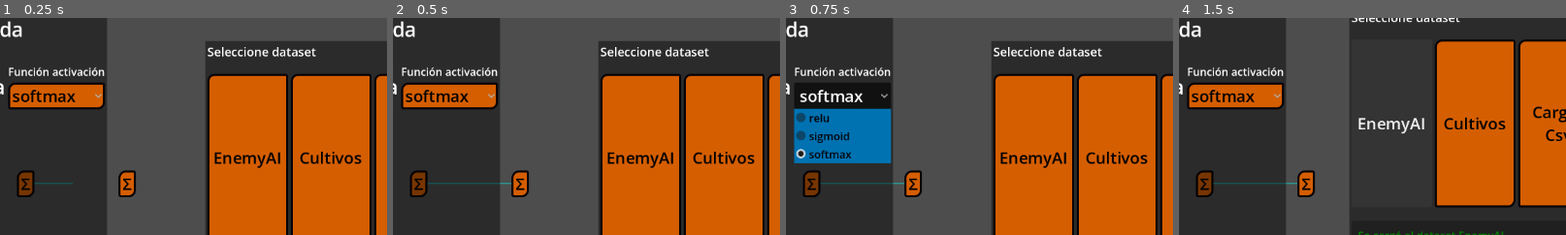
Above: before the commit, frames 1-4 (left to right).
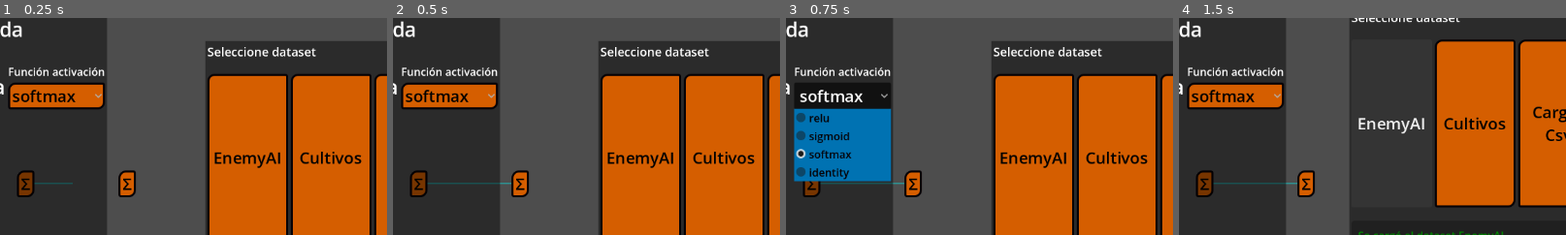
Above: after the commit, the same moments.

Repository: HectorAldao/visualizing_machine_learning
Game: Godot game, scene res://scenes/views/nn_view/nn_view.tscn
The game is run twice, just before and just after one commit, with the same random seed, the same clock (stepped at 60 frames per second) and the same inputs. This scene is started directly instead of the project's main scene.
Inputs:
- Up to frame 1 (0.25 s): no input
- Up to frame 2 (0.5 s): no input
- Up to frame 3 (0.75 s): click "softmax" at 0.5 s
- Up to frame 4 (1.5 s): click "EnemyAI" at 1.25 s
The pictures show only the part of the screen within x 40-90%, y 12-62%; the shares and areas given below are measured in that part.

Frames 1-2 are identical in both runs. In frame 3, 2.1% of the frame differs, in the area x 2-28%, y 66-76%; in frame 4, nothing differs.

Commit message:
feat: lock of activation function

Diff:
--- a/godot_project/scenes/interface/nn/create_nn_menu/create_nn_menu.gd
+++ b/godot_project/scenes/interface/nn/create_nn_menu/create_nn_menu.gd
@@ -8,6 +8,7 @@
 
 var textedit_in: TextEdit
 var textedit_out: TextEdit
+var optionbutton_act_func_out: OptionButton
 
 
 # Called when the node enters the scene tree for the first time.
@@ -48,10 +49,10 @@
 
 					textedit_out = text_edit
 
-					var activation_option_button: OptionButton = c.get_node("VBoxContainer2").get_node("OptionButton")
-					activation_option_button.item_selected.connect(_on_output_activation_selected)
+					optionbutton_act_func_out = c.get_node("VBoxContainer2").get_node("OptionButton")
+					optionbutton_act_func_out.item_selected.connect(_on_output_activation_selected)
 					if Variables.nn.nn_func_tmp_dict.has(-1):
-						activation_option_button.select(Variables.nn.nn_func_tmp_dict[-1])
+						optionbutton_act_func_out.select(Variables.nn.nn_func_tmp_dict[-1])
 
 
 
@@ -233,6 +234,10 @@
 		textedit_out.text = str(nn_restr[-1])
 		textedit_out.text_changed.emit()
 
+	if nn_restr.has(-2):
+		optionbutton_act_func_out.select(nn_restr[-2])
+		optionbutton_act_func_out.disabled = true
+
 	SignalsObserver.reload_nn.emit.call_deferred()
 
 func _update_nn() -> void:
--- a/godot_project/scenes/interface/nn/create_nn_menu/create_nn_menu.tscn
+++ b/godot_project/scenes/interface/nn/create_nn_menu/create_nn_menu.tscn
@@ -88,13 +88,15 @@
 [node name="OptionButton" type="OptionButton" parent="VBoxContainer/NeuronsOut/VBoxContainer2" unique_id=1614355264]
 layout_mode = 2
 selected = 0
-item_count = 3
+item_count = 4
 popup/item_0/text = "relu"
 popup/item_0/id = 0
 popup/item_1/text = "sigmoid"
 popup/item_1/id = 1
 popup/item_2/text = "softmax"
 popup/item_2/id = 2
+popup/item_3/text = "identity"
+popup/item_3/id = 3
 
 [node name="Layers" type="HBoxContainer" parent="VBoxContainer" unique_id=1979180071]
 layout_mode = 2
--- a/godot_project/scenes/interface/nn/neurons_in_layer_submenu/neurons_in_layer.tscn
+++ b/godot_project/scenes/interface/nn/neurons_in_layer_submenu/neurons_in_layer.tscn
@@ -45,8 +45,10 @@
 [node name="OptionButton" type="OptionButton" parent="VBoxContainer2" unique_id=1091060907]
 layout_mode = 2
 selected = 0
-item_count = 2
+item_count = 3
 popup/item_0/text = "relu"
 popup/item_0/id = 0
 popup/item_1/text = "sigm"
 popup/item_1/id = 1
+popup/item_2/text = "idnt"
+popup/item_2/id = 3
--- a/godot_project/scenes/interface/nn/panel_dataset_selection/panel_dataset_selection.gd
+++ b/godot_project/scenes/interface/nn/panel_dataset_selection/panel_dataset_selection.gd
@@ -23,7 +23,8 @@
 			{"health": 0.10, "stamina": 0.05, "distance": 0.80, "class": "curarse"},
 			{"health": 0.55, "stamina": 0.60, "distance": 0.65, "class": "acechar"}
 		],
-		["health", "stamina", "distance"]
+		["health", "stamina", "distance"],
+		[Constants.ACT_FUNCS.softmax]
 	],
 	"Cultivos": [
 		[
@@ -36,7 +37,8 @@
 			{"hydration": 0.10, "light": 0.85, "nutrients": 0.45, "temperature": 0.25, "target": 1.50},
 			{"hydration": 0.60, "light": 0.60, "nutrients": 0.80, "temperature": 0.70, "target": 10.20}
 		],
-		["hydration", "light", "nutrients", "temperature"]
+		["hydration", "light", "nutrients", "temperature"],
+		[Constants.ACT_FUNCS.identity]
 	]
 }
 
@@ -44,6 +46,7 @@
 var selected_option: String
 var datast_info: Array[Dictionary]
 var attrs_info: Array[String]
+var act_func_restriction: int
 var nn_restrictions: Dictionary[int, int]
 var target_column_name: String = ""
 var class_decoder_map: Dictionary = {}
@@ -84,6 +87,7 @@
 			# Save its info on the relevant variables
 			datast_info = safe_get_array_of_dicts(DICT_OF_DATASETS[selected_option][0])
 			attrs_info = safe_get_array_of_strings(DICT_OF_DATASETS[selected_option][1])
+			act_func_restriction = DICT_OF_DATASETS[selected_option][2][0]
 
 			# Extract its analysis to ensure the correct change of informative text
 			# and restrictions over the nn
@@ -95,7 +99,7 @@
 				return
 
 			# Set the stablished restrictions
-			nn_restrictions = {0: attrs_info.size(), -1: target_info["count"]}  # Restrictions for "in" and "out"
+			nn_restrictions = {0: attrs_info.size(), -1: target_info["count"], -2: act_func_restriction}  # Restrictions for "in" and "out"
 
 			informative_text.text = _build_dataset_summary_text(selected_option, attrs_info.size(), target_info)
 			informative_text.label_settings.font_color = color_good
@@ -191,6 +195,11 @@
 		entrenar_button.disabled = true
 		return
 
+	if target_info.kind == "classification":
+		act_func_restriction = Constants.ACT_FUNCS.softmax
+	elif target_info.kind == "regression":
+		act_func_restriction = Constants.ACT_FUNCS.identity
+
 	# If there weren't an error,
 	# change the text
 	informative_text.text = _build_dataset_summary_text(file_path.get_file(), headers.size(), target_info)
@@ -198,7 +207,7 @@
 	# and update the info
 	datast_info = data_array
 	attrs_info = headers
-	nn_restrictions = {0: headers.size(), -1: target_info["count"]}  # Restrictions for "in" and "out"
+	nn_restrictions = {0: headers.size(), -1: target_info["count"], -2: act_func_restriction}  # Restrictions for "in" and "out"
 	entrenar_button.disabled = false
 
 
--- a/godot_project/scripts/constants.gd
+++ b/godot_project/scripts/constants.gd
@@ -39,6 +39,7 @@
 	"relu": 0,
 	"sigmoid": 1,
 	"softmax": 2,
+	"identity": 3,
 }
 
 const LOSS_FUNCS: Dictionary[String, int] = {
